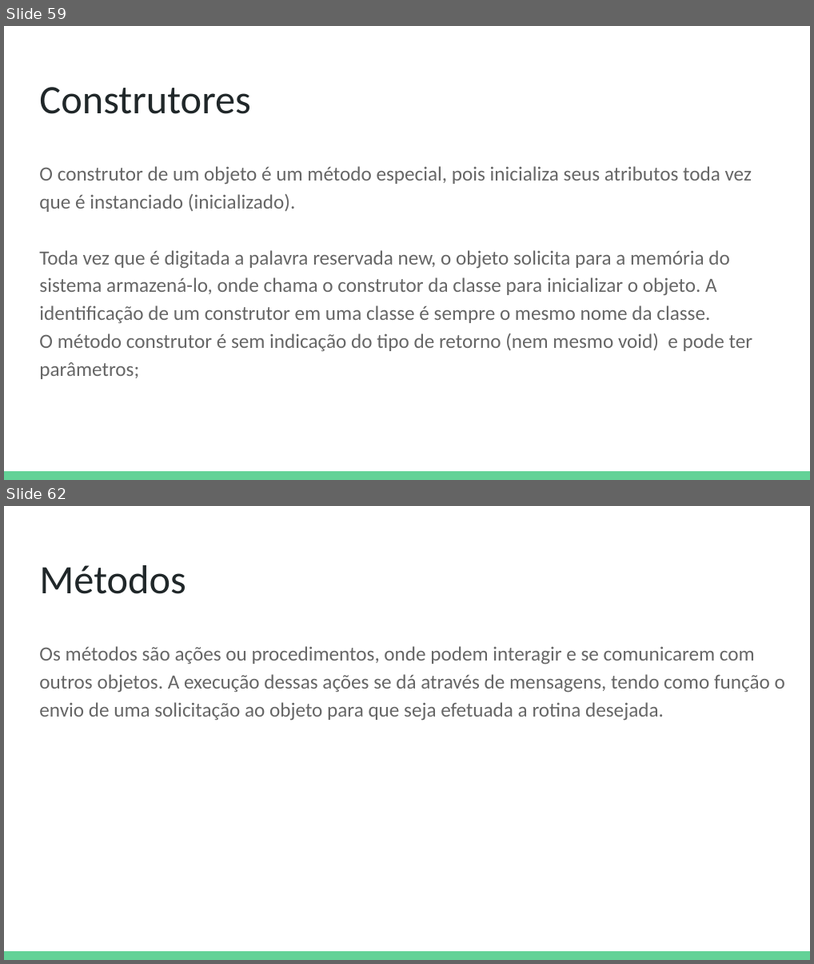
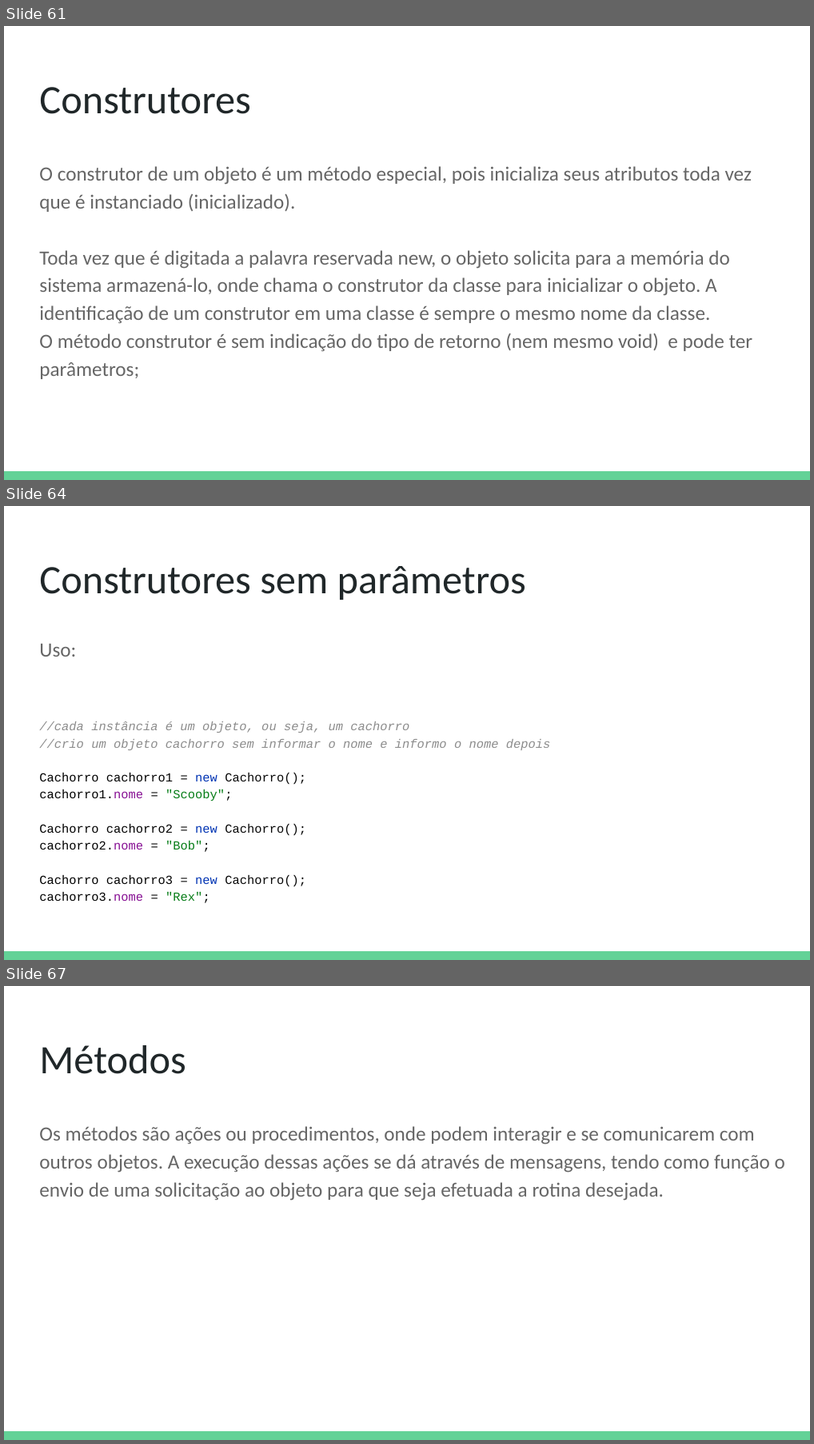
Before and after one commit to DeboraMendes/bootcamp, a slide deck: Java e Programação Orientada a Objetos.pptx. Shown one above the other, each under a label of ours: slides 59 and 62 before the commit, slides 61, 64 and 67 after it; the slides between them are not shown. The pictures are 814x964 and 814x1444 pixels, drawn with LibreOffice and Linux fonts; fonts in the diff are those of the drawing. Boxes give left, top, right and bottom in pixels: in the first picture for what was removed or moved away, otherwise in the second. Text is boxed around its words. In the diff, an @@ line names an element or a change of style, - is before the commit and + after.

```diff
--- a/Java e Programação Orientada a Objetos.pptx
+++ b/Java e Programação Orientada a Objetos.pptx
@@ slide 64 added at <box>4,506,810,960</box>, background #FFFFFF; not listed: 1 template element that a slide beside it also shows @@
@@ title added at <box>39,566,526,600</box>, 36 pt, text #202729 @@
+Construtores sem parâmetros
@@ text added at <box>39,644,551,903</box>, 11 pt, text #8C8C8C @@
+Uso:
+//cada instância é um objeto, ou seja, um cachorro
+//crio um objeto cachorro sem informar o nome e informo o nome depois
+Cachorro cachorro1 = new Cachorro();
+cachorro1.nome = "Scooby";
+Cachorro cachorro2 = new Cachorro();
+cachorro2.nome = "Bob";
+Cachorro cachorro3 = new Cachorro();
+cachorro3.nome = "Rex";
@@ what was slide 59 is now slide 61 @@
@@ what was slide 62 is now slide 67 @@
```
Also in this commit, not shown: 2 slides changed, 8 other slides added.
